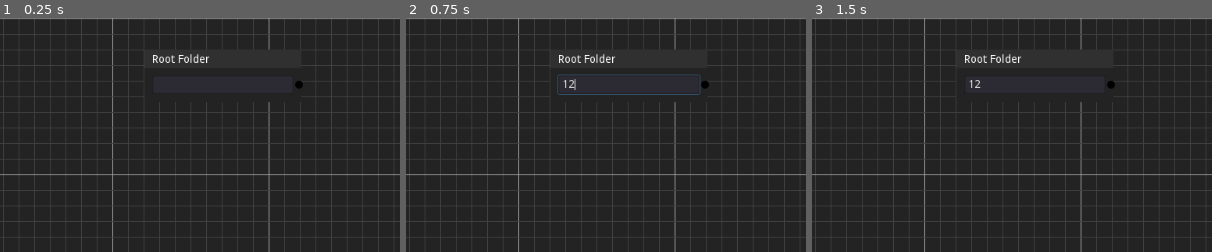
Above: before the commit, frames 1-3 (left to right).
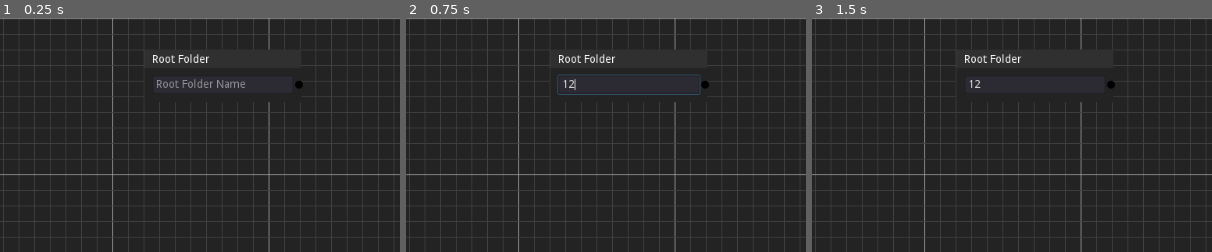
Above: after the commit, the same moments.

Repository: Mercadud/Godot-Project-Planner-Exporter
Game: Godot game, scene res://Scenes/Pages/Main Page.tscn
Same seed, same stepped clock (60 frames per second), same inputs: the game is played once before the commit and once after it.
Inputs (mouse positions are % of the whole screen's width and height, from its top left):
- Up to frame 1 (0.25 s): no input
- Up to frame 2 (0.75 s): click (34, 52) at 0.52 s; type "12" at 0.6 s
- Up to frame 3 (1.5 s): click "File" at 1.25 s
The pictures show only the part of the screen within x 6-56%, y 38-88%; the shares and areas given below are measured in that part.

The runs differ from the first frame. In frame 1, 0.4% of the frame differs, in the area x 39-62%, y 26-30%; in frame 2, nothing differs; in frame 3, nothing differs.
Error in both runs: Invalid get index 'info' (on base: 'Nil'). (res://Script/Tree/editor/Folder.gd:15)

Commit message:
placeholders for all the nodes

Diff:
--- a/Scenes/nodesInherited/Folder.tscn
+++ b/Scenes/nodesInherited/Folder.tscn
@@ -20,6 +20,7 @@
 margin_top = 33.0
 margin_right = 191.0
 margin_bottom = 57.0
+placeholder_text = "Folder Name"
 [connection signal="close_request" from="." to="." method="_on_Folder_close_request"]
 [connection signal="dragged" from="." to="." method="_on_Folder_dragged"]
 [connection signal="text_changed" from="LineEdit" to="." method="_on_LineEdit_text_changed"]
--- a/Scenes/nodesInherited/Node.tscn
+++ b/Scenes/nodesInherited/Node.tscn
@@ -22,6 +22,7 @@
 margin_top = 33.0
 margin_right = 191.0
 margin_bottom = 57.0
+placeholder_text = "Node Name"
 [connection signal="close_request" from="." to="." method="_on_Node_close_request"]
 [connection signal="dragged" from="." to="." method="_on_Node_dragged"]
 [connection signal="text_changed" from="LineEdit" to="." method="_on_LineEdit_text_changed"]
--- a/Scenes/nodesInherited/RootFolder.tscn
+++ b/Scenes/nodesInherited/RootFolder.tscn
@@ -20,5 +20,6 @@
 margin_top = 33.0
 margin_right = 191.0
 margin_bottom = 57.0
+placeholder_text = "Root Folder Name"
 [connection signal="dragged" from="." to="." method="_on_RootFolder_dragged"]
 [connection signal="text_changed" from="LineEdit" to="." method="_on_LineEdit_text_changed"]
--- a/Scenes/nodesInherited/Scene.tscn
+++ b/Scenes/nodesInherited/Scene.tscn
@@ -22,6 +22,7 @@
 margin_top = 33.0
 margin_right = 191.0
 margin_bottom = 57.0
+placeholder_text = "Scene Name"
 [connection signal="close_request" from="." to="." method="_on_Scene_close_request"]
 [connection signal="dragged" from="." to="." method="_on_Scene_dragged"]
 [connection signal="text_changed" from="LineEdit" to="." method="_on_LineEdit_text_changed"]
--- a/Scenes/nodesInherited/Script.tscn
+++ b/Scenes/nodesInherited/Script.tscn
@@ -19,6 +19,7 @@
 margin_top = 33.0
 margin_right = 191.0
 margin_bottom = 57.0
+placeholder_text = "Script Name"
 [connection signal="close_request" from="." to="." method="_on_Script_close_request"]
 [connection signal="dragged" from="." to="." method="_on_Script_dragged"]
 [connection signal="text_changed" from="LineEdit" to="." method="_on_LineEdit_text_changed"]
